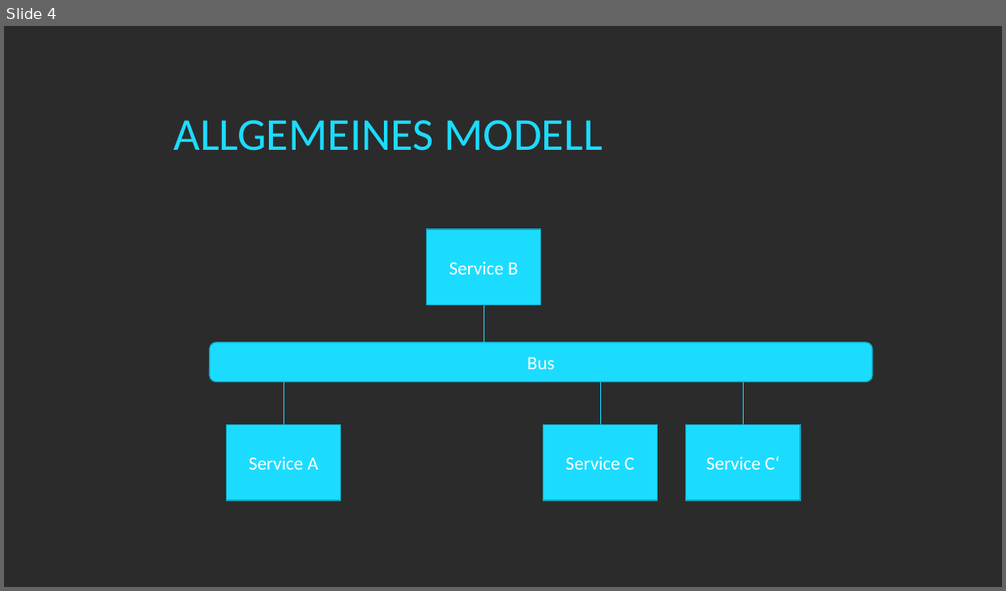
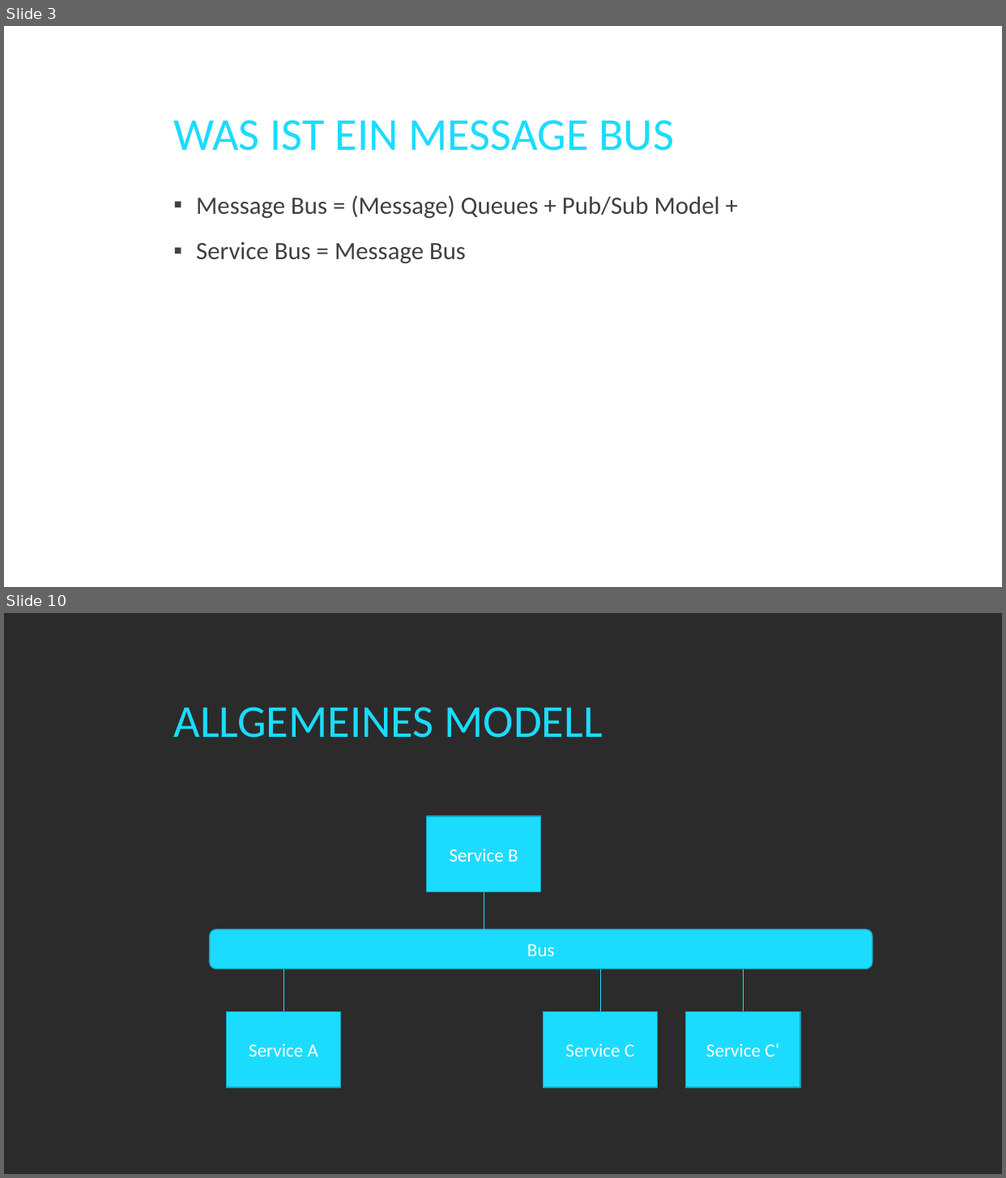
Before and after one commit to twenzel/MessageBusDemo, a slide deck: MessageBus.pptx. Shown one above the other, each under a label of ours: slide 4 before the commit, slides 3 and 10 after it; the slides between them are not shown. The pictures are 1006x591 and 1006x1178 pixels, drawn with LibreOffice and Linux fonts; fonts in the diff are those of the drawing; background and template pictures are left out; a plain dark background stands for a picture behind light text. Boxes give left, top, right and bottom in pixels: in the first picture for what was removed or moved away, otherwise in the second. Text is boxed around its words. In the diff, an @@ line names an element or a change of style, - is before the commit and + after.

```diff
--- a/MessageBus.pptx
+++ b/MessageBus.pptx
@@ slide 3 added at (4,26,1002,587), background picture (left out) @@
@@ title added at (173,120,674,151), 44 pt, text #1BDCFF @@
+WAS IST EIN MESSAGE BUS
@@ text added at (196,195,720,264), 24 pt, text #404040 @@
+▪ Message Bus = (Message) Queues + Pub/Sub Model +
+▪ Service Bus = Message Bus
@@ what was slide 4 is now slide 10 @@
```
Also in this commit, not shown: 2 slides changed, 9 other slides added.
